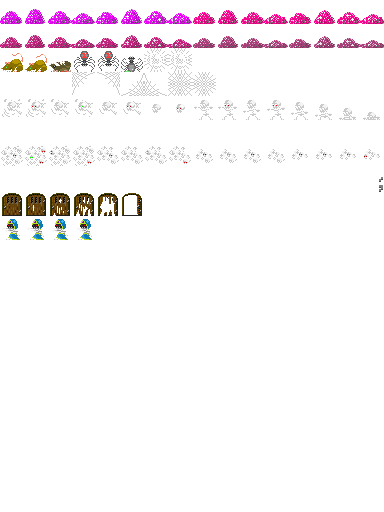
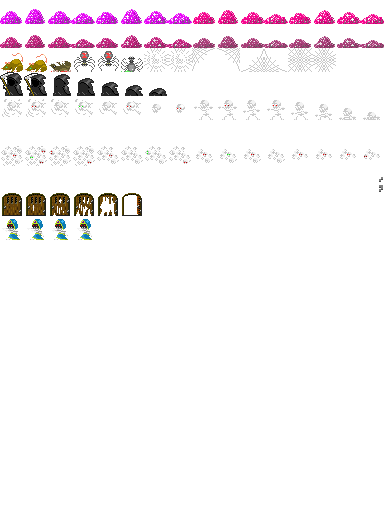
Layer changes from the first w=384, h=512 image to the second:
painted on "r" over box(0, 48, 336, 96)
